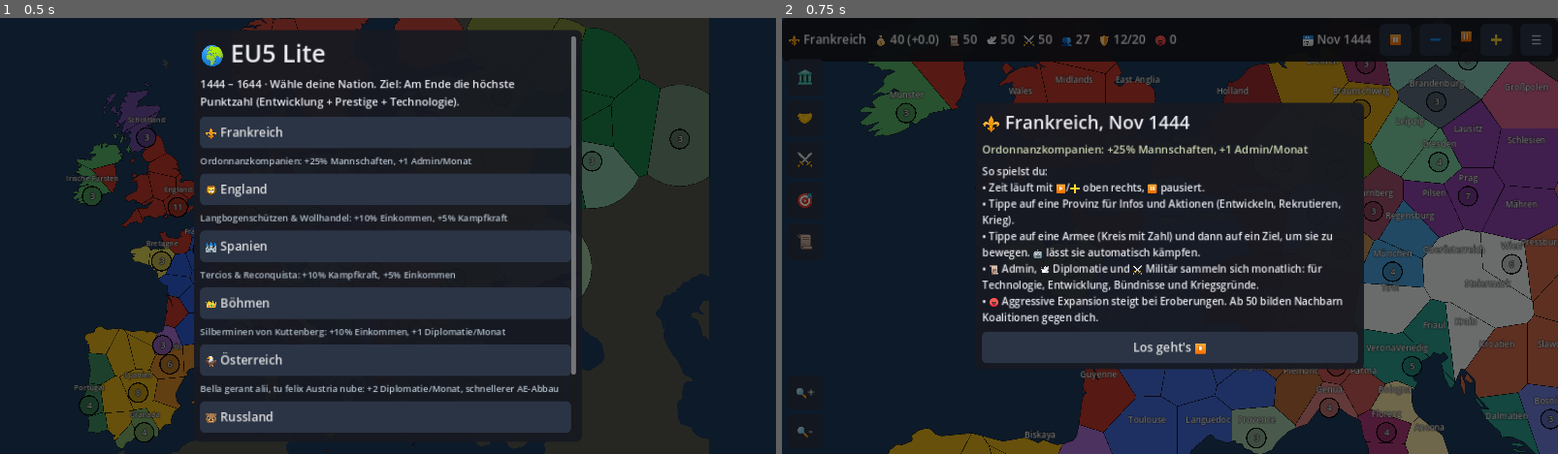
Above: before the commit, frames 1-2 (left to right).
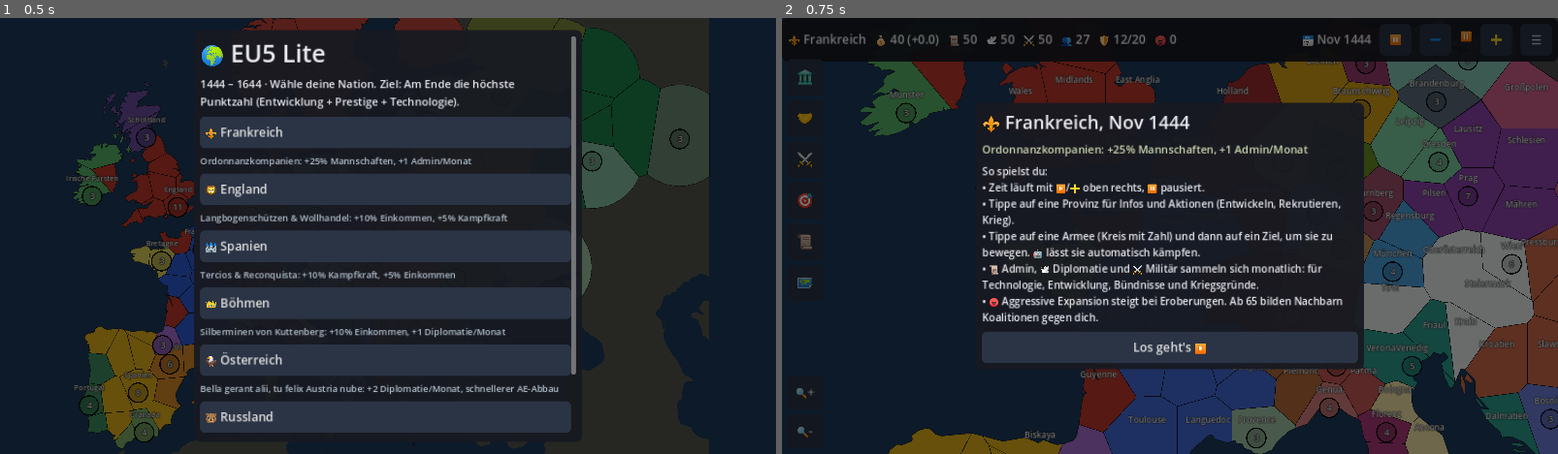
Above: after the commit, the same moments.

Repository: EyaLinus/eu5_clone
Game: Godot game, scene res://scenes/main.tscn
Two runs of this game, one before a commit and one after it. Both use one fixed random seed, a clock stepped at 60 frames per second and the inputs below.
Inputs:
- Up to frame 1 (0.5 s): no input
- Up to frame 2 (0.75 s): click "⚜️ Frankreich" at 0.5 s

Frame 1 is identical in both runs. In frame 2, less than 0.1% of the frame differs, in the area x 2-62%, y 59-66%.

Commit message:
Balance pass 3, map modes, war/coalition alerts, all-armies toggle, CI curl fix
Co-Authored-By: Claude Opus 5.5 (1M context) <noreply@anthropic.com>
Claude-Session: https://claude.ai/code/session_01C35fV9RBJKCGPnsyXFN4A9

Diff:
--- a/data/balance.json
+++ b/data/balance.json
@@ -11,7 +11,7 @@
   "ruler_min": 0,
   "ruler_max": 4,
   "regiment_cost": 8.0,
-  "regiment_maintenance": 0.08,
+  "regiment_maintenance": 0.055,
   "peace_maintenance_mult": 0.8,
   "base_force_limit": 4.0,
   "force_limit_per_dev": 0.16,
@@ -35,13 +35,13 @@
   "fort_siege_mult": 2.0,
   "battle_ws_per_reg": 1.5,
   "battle_ws_cap": 40.0,
-  "peace_cost_per_dev": 2.0,
+  "peace_cost_per_dev": 2.9282,
   "war_timeout_months": 144,
   "truce_months": 60,
-  "ae_per_dev": 2.5,
+  "ae_per_dev": 3.0,
   "ae_no_cb": 8.0,
   "ae_decay_per_year": 2.0,
-  "ae_coalition_threshold": 50.0,
+  "ae_coalition_threshold": 65.0,
   "coalition_range": 3,
   "coalition_strength_ratio": 0.6,
   "claim_cost": 40.0,
@@ -50,8 +50,8 @@
   "improve_relation_amount": 20.0,
   "alliance_cost": 20.0,
   "max_allies": 3,
-  "ai_war_ratio": 1.7,
-  "ai_war_chance": 0.12,
+  "ai_war_ratio": 2.3128,
+  "ai_war_chance": 0.0491,
   "ai_ae_limit": 0.7,
   "event_chance": 0.35,
   "prestige_per_dev_taken": 0.5,
--- a/scripts/ui/main.gd
+++ b/scripts/ui/main.gd
@@ -18,6 +18,8 @@
 var selected_army := -1
 var peace_selection := {}
 var last_log_count := 0
+var known_wars := {}
+var known_coalition := 0
 
 var map: MapView
 var top_labels := {}
@@ -133,6 +135,10 @@
 		b.custom_minimum_size = Vector2(60, 60)
 		b.add_theme_font_size_override("font_size", 28)
 		left.add_child(b)
+	var mm := _btn("🗺️", _cycle_map_mode, "Kartenmodus")
+	mm.custom_minimum_size = Vector2(60, 60)
+	mm.add_theme_font_size_override("font_size", 28)
+	left.add_child(mm)
 
 	var zoom := VBoxContainer.new()
 	zoom.set_anchors_preset(Control.PRESET_BOTTOM_LEFT)
@@ -331,6 +337,10 @@
 	map.selected_army = -1
 	map.selected_pid = -1
 	last_log_count = game.log_lines.size()
+	known_wars = {}
+	for w in game.wars_of(game.player):
+		known_wars[w.id] = true
+	known_coalition = game.nations[game.player].coalition.size()
 	map.focus(game.provinces[game.nations[game.player].capital].center, 1.3)
 	_close_panel()
 	_update_top()
@@ -377,6 +387,8 @@
 	if game.game_over:
 		_show_game_over()
 		return
+	if _check_alerts():
+		return
 	if not game.pending_events.is_empty():
 		_show_event(game.pending_events[0])
 		return
@@ -385,6 +397,53 @@
 		return
 	if side_panel.visible and panel_mode != "peace":
 		_refresh()
+
+
+func _cycle_map_mode() -> void:
+	map.map_mode = (map.map_mode + 1) % map.MODE_NAMES.size()
+	map.queue_redraw()
+	var legend := ""
+	if map.map_mode == 1:
+		legend = " (🟩 du, 🟦 Verbündete, 🟥 Feinde, 🟧 Ansprüche, 🟪 Koalition)"
+	elif map.map_mode == 2:
+		legend = " (dunkel = arm, gelb = reich)"
+	_toast("🗺️ Kartenmodus: " + map.MODE_NAMES[map.map_mode] + legend)
+
+
+## Pops up things that directly affect the player. Returns true if a popup was shown.
+func _check_alerts() -> bool:
+	var me: String = game.player
+	for w in game.wars_of(me):
+		if known_wars.has(w.id):
+			continue
+		known_wars[w.id] = true
+		if game.is_attacker(w, me) and w.attackers[0] == me:
+			continue
+		var att: bool = game.is_attacker(w, me)
+		var them := []
+		for t in game.side_tags(w, not att):
+			them.append(nname(t))
+		_set_speed(0)
+		_open_modal()
+		if att:
+			modal_box.add_child(_lbl("📯 Ruf zu den Waffen", 28))
+			modal_box.add_child(_lbl("Unser Verbündeter %s zieht in den Krieg (%s). Wir kämpfen an seiner Seite gegen: %s" % [nname(w.attackers[0]), w.name, ", ".join(them)]))
+		else:
+			modal_box.add_child(_lbl("🔥 Krieg!", 28))
+			modal_box.add_child(_lbl("%s hat uns den Krieg erklärt (%s).\nGegner: %s" % [nname(w.attackers[0]), w.name, ", ".join(them)]))
+		modal_box.add_child(_btn("⚔️ Zu den Waffen", func(): _close_modal(); _open_panel("wars")))
+		return true
+	var co: int = game.nations[me].coalition.size()
+	if co > known_coalition and co >= 2:
+		known_coalition = co
+		_set_speed(0)
+		_open_modal()
+		modal_box.add_child(_lbl("⚠️ Koalition gegen uns!", 28))
+		modal_box.add_child(_lbl("%d Nationen haben sich wegen unserer aggressiven Expansion (😠 %d) gegen uns verbündet. Senke die AE (Zeit, Diplomatie-Technologie), sonst greifen sie an." % [co, int(game.nations[me].ae)]))
+		modal_box.add_child(_btn("Verstanden", _close_modal))
+		return true
+	known_coalition = mini(known_coalition, co)
+	return false
 
 
 func _set_speed(s: int) -> void:
@@ -791,6 +850,10 @@
 	var ws_list: Array = game.wars_of(me)
 	if ws_list.is_empty():
 		side_box.add_child(_lbl("Du bist im Frieden. 🕊️"))
+	else:
+		side_box.add_child(_row([
+			_btn("🤖 Alle Armeen: KI", func(): _set_all_auto(true)),
+			_btn("✋ Alle: manuell", func(): _set_all_auto(false))]))
 	for w in ws_list:
 		var att: bool = game.is_attacker(w, me)
 		var ws: float = game.warscore(w) * (1.0 if att else -1.0)
@@ -854,6 +917,13 @@
 			if not ok:
 				ok = game.offer_peace(me, w, [], true)
 			_after_peace(ok)))
+
+
+func _set_all_auto(on: bool) -> void:
+	for a in game.armies_of(game.player):
+		a.auto = on
+	_toast("🤖 Alle Armeen werden von der KI geführt." if on else "✋ Du führst alle Armeen selbst.")
+	_refresh()
 
 
 func _toggle_peace(on: bool, pid: int) -> void:
--- a/scripts/ui/map_view.gd
+++ b/scripts/ui/map_view.gd
@@ -19,6 +19,9 @@
 var selected_pid := -1
 var selected_army := -1
 var font: Font
+## 0 = political, 1 = diplomatic (player view), 2 = development
+var map_mode := 0
+const MODE_NAMES := ["Politisch", "Diplomatisch", "Entwicklung"]
 
 var _touches := {}
 var _pinch_dist := 0.0
@@ -109,9 +112,7 @@
 	for p in game.provinces:
 		if not view.intersects(bboxes[p.id]):
 			continue
-		var c: Color = game.nations[p.owner].color
-		if p.owner == game.player:
-			c = c.lightened(0.1)
+		var c := province_color(p)
 		for poly in polys[p.id]:
 			draw_colored_polygon(poly, c)
 		if p.controller != p.owner:
@@ -135,6 +136,35 @@
 	draw_set_transform(Vector2.ZERO, 0.0, Vector2.ONE)
 	_draw_labels()
 	_draw_armies()
+
+
+func province_color(p) -> Color:
+	match map_mode:
+		1:
+			var me: String = game.player
+			if me == "":
+				return game.nations[p.owner].color
+			var n = game.nations[me]
+			if p.owner == me:
+				return Color("3a9d4a")
+			if game.is_allied(me, p.owner):
+				return Color("4a7fd0")
+			if game.at_war(me, p.owner):
+				return Color("c0392b")
+			if n.claims.has(p.id):
+				return Color("e0a030")
+			if n.coalition.has(p.owner):
+				return Color("8e3a8e")
+			if game.has_truce(me, p.owner):
+				return Color("9aa7b0")
+			return Color("6b6b62")
+		2:
+			var t := clampf((p.dev - 3.0) / 22.0, 0.0, 1.0)
+			return Color("2d1b4e").lerp(Color("f4d35e"), t)
+	var c: Color = game.nations[p.owner].color
+	if p.owner == game.player:
+		c = c.lightened(0.1)
+	return c
 
 
 func _draw_hatch(poly: PackedVector2Array, bb: Rect2, c: Color) -> void:
Not shown, changed: .github/workflows/build.yml
Not shown, changed: tools/balance_loop.py
Not shown, changed: tools/balance_report.md
